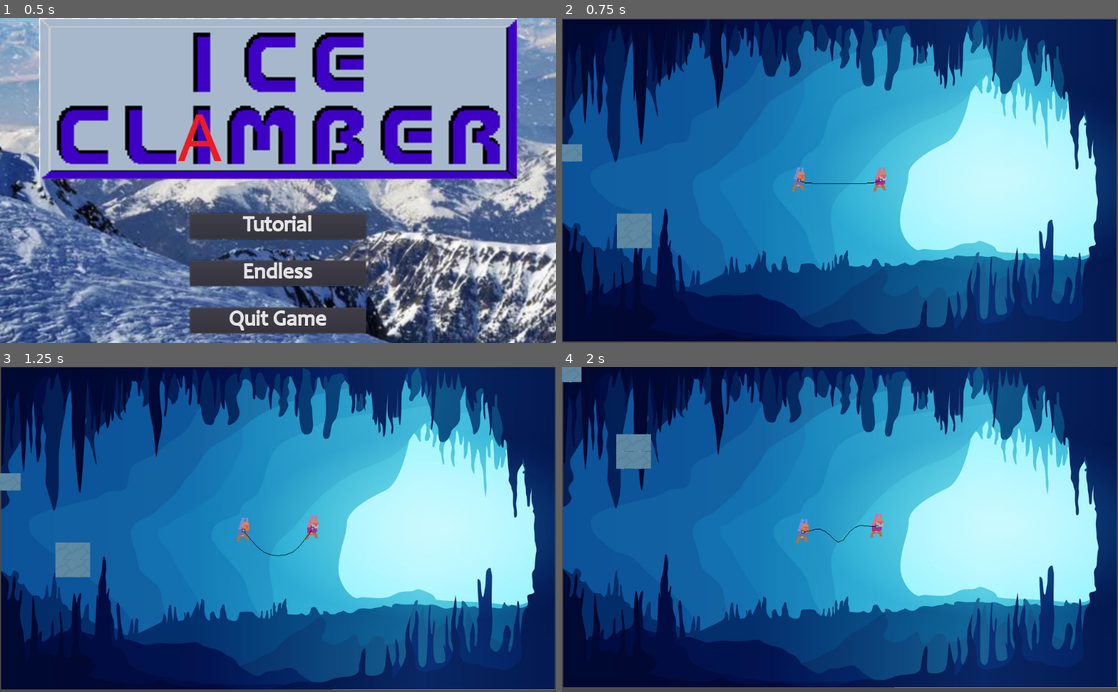
Above: before the commit, frames 1-4 (two rows, left to right).
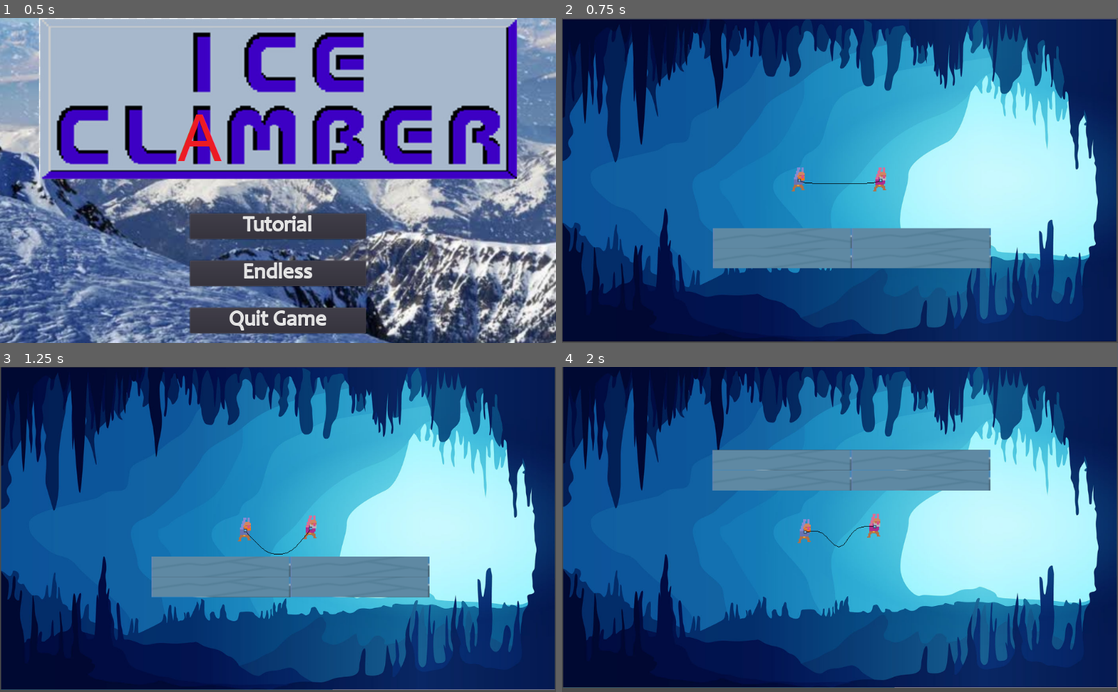
Above: after the commit, the same moments.

Repository: The-Churrosaur/GMTK_2021
Game: Godot game, scene res://Main.tscn
Two runs of this game, one before a commit and one after it. Both use one fixed random seed, a clock stepped at 60 frames per second and the inputs below. The engine's default icon, where the game draws it, is replaced by a stand-in: a white triangle on a blue panel in a dark square.
Inputs (mouse positions are in pixels of both pictures, inside the frame that each line leads up to):
- Up to frame 1 (0.5 s): no input
- Up to frame 2 (0.75 s): click "Tutorial" at 0.5 s
- Up to frame 3 (1.25 s): no input
- Up to frame 4 (2 s): tap Enter (ui_accept) at 1.25 s; move the mouse to (962, 513) at 1.27 s; hold D (ui_right) from 1.28 s (still down); hold K (p2_down) from 1.28 s (still down); click (962, 513) at 1.42 s; tap , (p2_jump) at 1.52 s

Frame 1 is identical in both runs. In frame 2, 7.1% of the frame differs, in the area x 0-78%, y 38-78%; in frame 3, 7.4%; in frame 4, 7.5%, in the area x 0-78%, y 0-56%.

Commit message:
graphics on endless

Diff:
--- a/Scenes/Character/character_base.tscn
+++ b/Scenes/Character/character_base.tscn
@@ -280,13 +280,12 @@
 tile_set = SubResource( 8 )
 cell_size = Vector2( 32, 32 )
 format = 1
-tile_data = PoolIntArray( 393227, 9, 0, 393228, 9, 0, 655375, 9, 0, 655376, 9, 0, 720911, 9, 0, 720912, 9, 0 )
 
 [node name="Sprite" type="Sprite" parent="."]
 show_behind_parent = true
 position = Vector2( 1.81677, 0.978088 )
 scale = Vector2( 0.729006, 0.608284 )
-z_index = -1
+z_index = -2
 z_as_relative = false
 texture = ExtResource( 2 )
 
@@ -299,7 +298,7 @@
 spriteframes = ExtResource( 8 )
 
 [node name="Climber2" parent="." instance=ExtResource( 7 )]
-position = Vector2( 150, 0 )
+position = Vector2( 125, 0 )
 collision_layer = 4
 collision_mask = 1
 physics_material_override = SubResource( 12 )
--- a/Scenes/Environment/grab_area.tscn
+++ b/Scenes/Environment/grab_area.tscn
@@ -1,10 +1,271 @@
-[gd_scene load_steps=4 format=2]
+[gd_scene load_steps=15 format=2]
 
 [ext_resource path="res://Source/grab_area.gd" type="Script" id=1]
 [ext_resource path="res://icon.png" type="Texture" id=2]
+[ext_resource path="res://Assets/Tilemapsmall.png" type="Texture" id=3]
 
 [sub_resource type="RectangleShape2D" id=1]
 extents = Vector2( 200, 200 )
+
+[sub_resource type="ConvexPolygonShape2D" id=2]
+points = PoolVector2Array( 32, 32, 0, 32, 0, 0, 32, 0 )
+
+[sub_resource type="ConvexPolygonShape2D" id=9]
+points = PoolVector2Array( 0, 0, 32, 0, 32, 32, 0, 32 )
+
+[sub_resource type="ConvexPolygonShape2D" id=3]
+points = PoolVector2Array( 32, 32, 0, 32, 0, 0, 32, 0 )
+
+[sub_resource type="ConvexPolygonShape2D" id=10]
+points = PoolVector2Array( 0, 0, 32, 0, 32, 32, 0, 32 )
+
+[sub_resource type="ConvexPolygonShape2D" id=4]
+points = PoolVector2Array( 32, 32, 0, 32, 0, 0, 32, 0 )
+
+[sub_resource type="ConvexPolygonShape2D" id=5]
+points = PoolVector2Array( 32, 32, 0, 32, 0, 0, 32, 0 )
+
+[sub_resource type="ConvexPolygonShape2D" id=11]
+points = PoolVector2Array( 0, 0, 32, 0, 32, 32, 0, 32 )
+
+[sub_resource type="ConvexPolygonShape2D" id=6]
+points = PoolVector2Array( 0, 0, 32, 0, 32, 32, 0, 32 )
+
+[sub_resource type="ConvexPolygonShape2D" id=7]
+points = PoolVector2Array( 0, 0, 32, 0, 32, 32, 0, 32 )
+
+[sub_resource type="TileSet" id=12]
+0/name = "Tilemapsmall.png 0"
+0/texture = ExtResource( 3 )
+0/tex_offset = Vector2( 0, 0 )
+0/modulate = Color( 1, 1, 1, 1 )
+0/region = Rect2( 64, 0, 32, 32 )
+0/tile_mode = 0
+0/occluder_offset = Vector2( 0, 0 )
+0/navigation_offset = Vector2( 0, 0 )
+0/shape_offset = Vector2( 0, 0 )
+0/shape_transform = Transform2D( 1, 0, 0, 1, 0, 0 )
+0/shape = SubResource( 2 )
+0/shape_one_way = false
+0/shape_one_way_margin = 1.0
+0/shapes = [ {
+"autotile_coord": Vector2( 0, 0 ),
+"one_way": false,
+"one_way_margin": 1.0,
+"shape": SubResource( 2 ),
+"shape_transform": Transform2D( 1, 0, 0, 1, 0, 0 )
+} ]
+0/z_index = 0
+1/name = "Tilemapsmall.png 1"
+1/texture = ExtResource( 3 )
+1/tex_offset = Vector2( 0, 0 )
+1/modulate = Color( 1, 1, 1, 1 )
+1/region = Rect2( 0, 64, 32, 32 )
+1/tile_mode = 0
+1/occluder_offset = Vector2( 0, 0 )
+1/navigation_offset = Vector2( 0, 0 )
+1/shape_offset = Vector2( 0, 0 )
+1/shape_transform = Transform2D( 1, 0, 0, 1, 0, 0 )
+1/shape = SubResource( 9 )
+1/shape_one_way = false
+1/shape_one_way_margin = 1.0
+1/shapes = [ {
+"autotile_coord": Vector2( 0, 0 ),
+"one_way": false,
+"one_way_margin": 1.0,
+"shape": SubResource( 9 ),
+"shape_transform": Transform2D( 1, 0, 0, 1, 0, 0 )
+} ]
+1/z_index = 0
+2/name = "Tilemapsmall.png 2"
+2/texture = ExtResource( 3 )
+2/tex_offset = Vector2( 0, 0 )
+2/modulate = Color( 1, 1, 1, 1 )
+2/region = Rect2( 160, 0, 32, 32 )
+2/tile_mode = 0
+2/occluder_offset = Vector2( 0, 0 )
+2/navigation_offset = Vector2( 0, 0 )
+2/shape_offset = Vector2( 0, 0 )
+2/shape_transform = Transform2D( 1, 0, 0, 1, 0, 0 )
+2/shape_one_way = false
+2/shape_one_way_margin = 0.0
+2/shapes = [  ]
+2/z_index = 0
+3/name = "Tilemapsmall.png 3"
+3/texture = ExtResource( 3 )
+3/tex_offset = Vector2( 0, 0 )
+3/modulate = Color( 1, 1, 1, 1 )
+3/region = Rect2( 96, 0, 32, 32 )
+3/tile_mode = 0
+3/occluder_offset = Vector2( 0, 0 )
+3/navigation_offset = Vector2( 0, 0 )
+3/shape_offset = Vector2( 0, 0 )
+3/shape_transform = Transform2D( 1, 0, 0, 1, 0, 0 )
+3/shape = SubResource( 4 )
+3/shape_one_way = false
+3/shape_one_way_margin = 1.0
+3/shapes = [ {
+"autotile_coord": Vector2( 0, 0 ),
+"one_way": false,
+"one_way_margin": 1.0,
+"shape": SubResource( 4 ),
+"shape_transform": Transform2D( 1, 0, 0, 1, 0, 0 )
+} ]
+3/z_index = 0
+4/name = "Tilemapsmall.png 4"
+4/texture = ExtResource( 3 )
+4/tex_offset = Vector2( 0, 0 )
+4/modulate = Color( 1, 1, 1, 1 )
+4/region = Rect2( 128, 0, 32, 32 )
+4/tile_mode = 0
+4/occluder_offset = Vector2( 0, 0 )
+4/navigation_offset = Vector2( 0, 0 )
+4/shape_offset = Vector2( 0, 0 )
+4/shape_transform = Transform2D( 1, 0, 0, 1, 0, 0 )
+4/shape = SubResource( 5 )
+4/shape_one_way = false
+4/shape_one_way_margin = 1.0
+4/shapes = [ {
+"autotile_coord": Vector2( 0, 0 ),
+"one_way": false,
+"one_way_margin": 1.0,
+"shape": SubResource( 5 ),
+"shape_transform": Transform2D( 1, 0, 0, 1, 0, 0 )
+} ]
+4/z_index = 0
+5/name = "Tilemapsmall.png 5"
+5/texture = ExtResource( 3 )
+5/tex_offset = Vector2( 0, 0 )
+5/modulate = Color( 1, 1, 1, 1 )
+5/region = Rect2( 0, 32, 32, 32 )
+5/tile_mode = 0
+5/occluder_offset = Vector2( 0, 0 )
+5/navigation_offset = Vector2( 0, 0 )
+5/shape_offset = Vector2( 0, 0 )
+5/shape_transform = Transform2D( 1, 0, 0, 1, 0, 0 )
+5/shape = SubResource( 11 )
+5/shape_one_way = false
+5/shape_one_way_margin = 1.0
+5/shapes = [ {
+"autotile_coord": Vector2( 0, 0 ),
+"one_way": false,
+"one_way_margin": 1.0,
+"shape": SubResource( 11 ),
+"shape_transform": Transform2D( 1, 0, 0, 1, 0, 0 )
+} ]
+5/z_index = 0
+6/name = "Tilemapsmall.png 6"
+6/texture = ExtResource( 3 )
+6/tex_offset = Vector2( 0, 0 )
+6/modulate = Color( 1, 1, 1, 1 )
+6/region = Rect2( 32, 0, 32, 32 )
+6/tile_mode = 0
+6/occluder_offset = Vector2( 0, 0 )
+6/navigation_offset = Vector2( 0, 0 )
+6/shape_offset = Vector2( 0, 0 )
+6/shape_transform = Transform2D( 1, 0, 0, 1, 0, 0 )
+6/shape = SubResource( 6 )
+6/shape_one_way = false
+6/shape_one_way_margin = 1.0
+6/shapes = [ {
+"autotile_coord": Vector2( 0, 0 ),
+"one_way": false,
+"one_way_margin": 1.0,
+"shape": SubResource( 6 ),
+"shape_transform": Transform2D( 1, 0, 0, 1, 0, 0 )
+} ]
+6/z_index = 0
+7/name = "Tilemapsmall.png 7"
+7/texture = ExtResource( 3 )
+7/tex_offset = Vector2( 0, 0 )
+7/modulate = Color( 1, 1, 1, 1 )
+7/region = Rect2( 32, 32, 32, 32 )
+7/tile_mode = 0
+7/occluder_offset = Vector2( 0, 0 )
+7/navigation_offset = Vector2( 0, 0 )
+7/shape_offset = Vector2( 0, 0 )
+7/shape_transform = Transform2D( 1, 0, 0, 1, 0, 0 )
+7/shape_one_way = false
+7/shape_one_way_margin = 0.0
+7/shapes = [  ]
+7/z_index = 0
+8/name = "Tilemapsmall.png 8"
+8/texture = ExtResource( 3 )
+8/tex_offset = Vector2( 0, 0 )
+8/modulate = Color( 1, 1, 1, 1 )
+8/region = Rect2( 64, 32, 32, 32 )
+8/tile_mode = 0
+8/occluder_offset = Vector2( 0, 0 )
+8/navigation_offset = Vector2( 0, 0 )
+8/shape_offset = Vector2( 0, 0 )
+8/shape_transform = Transform2D( 1, 0, 0, 1, 0, 0 )
+8/shape = SubResource( 7 )
+8/shape_one_way = false
+8/shape_one_way_margin = 1.0
+8/shapes = [ {
+"autotile_coord": Vector2( 0, 0 ),
+"one_way": false,
+"one_way_margin": 1.0,
+"shape": SubResource( 7 ),
+"shape_transform": Transform2D( 1, 0, 0, 1, 0, 0 )
+} ]
+8/z_index = 0
+9/name = "Tilemapsmall.png 9"
+9/texture = ExtResource( 3 )
+9/tex_offset = Vector2( 0, 0 )
+9/modulate = Color( 1, 1, 1, 1 )
+9/region = Rect2( 96, 32, 32, 32 )
+9/tile_mode = 0
+9/occluder_offset = Vector2( 0, 0 )
+9/navigation_offset = Vector2( 0, 0 )
+9/shape_offset = Vector2( 0, 0 )
+9/shape_transform = Transform2D( 1, 0, 0, 1, 0, 0 )
+9/shape_one_way = false
+9/shape_one_way_margin = 0.0
+9/shapes = [  ]
+9/z_index = 0
+10/name = "Tilemapsmall.png 10"
+10/texture = ExtResource( 3 )
+10/tex_offset = Vector2( 0, 0 )
+10/modulate = Color( 1, 1, 1, 1 )
+10/region = Rect2( 32, 0, 32, 32 )
+10/tile_mode = 0
+10/occluder_offset = Vector2( 0, 0 )
+10/navigation_offset = Vector2( 0, 0 )
+10/shape_offset = Vector2( 0, 0 )
+10/shape_transform = Transform2D( 1, 0, 0, 1, 0, 0 )
+10/shape = SubResource( 3 )
+10/shape_one_way = false
+10/shape_one_way_margin = 1.0
+10/shapes = [ {
+"autotile_coord": Vector2( 0, 0 ),
+"one_way": false,
+"one_way_margin": 1.0,
+"shape": SubResource( 3 ),
+"shape_transform": Transform2D( 1, 0, 0, 1, 0, 0 )
+} ]
+10/z_index = 0
+11/name = "Tilemapsmall.png 11"
+11/texture = ExtResource( 3 )
+11/tex_offset = Vector2( 0, 0 )
+11/modulate = Color( 1, 1, 1, 1 )
+11/region = Rect2( 0, 0, 32, 32 )
+11/tile_mode = 0
+11/occluder_offset = Vector2( 0, 0 )
+11/navigation_offset = Vector2( 0, 0 )
+11/shape_offset = Vector2( 0, 0 )
+11/shape_transform = Transform2D( 1, 0, 0, 1, 0, 0 )
+11/shape = SubResource( 10 )
+11/shape_one_way = false
+11/shape_one_way_margin = 1.0
+11/shapes = [ {
+"autotile_coord": Vector2( 0, 0 ),
+"one_way": false,
+"one_way_margin": 1.0,
+"shape": SubResource( 10 ),
+"shape_transform": Transform2D( 1, 0, 0, 1, 0, 0 )
+} ]
+11/z_index = 0
 
 [node name="GrabArea" type="Area2D" groups=[
 "GrabArea",
@@ -16,6 +277,17 @@
 shape = SubResource( 1 )
 
 [node name="Sprite" type="Sprite" parent="."]
+visible = false
 position = Vector2( 0.629975, 1.15493 )
 z_index = -1
 texture = ExtResource( 2 )
+
+[node name="TileMap" type="TileMap" parent="." groups=[
+"WalkSurface",
+]]
+show_behind_parent = true
+z_index = -1
+tile_set = SubResource( 12 )
+cell_size = Vector2( 32, 32 )
+format = 1
+tile_data = PoolIntArray( -1, 9, 0, -65536, 9, 0, 65535, 9, 0, 0, 9, 0 )
--- a/Scenes/Environment/grab_area_small.tscn
+++ b/Scenes/Environment/grab_area_small.tscn
@@ -1,10 +1,271 @@
-[gd_scene load_steps=4 format=2]
+[gd_scene load_steps=15 format=2]
 
 [ext_resource path="res://Source/grab_area.gd" type="Script" id=1]
 [ext_resource path="res://icon.png" type="Texture" id=2]
-
-[sub_resource type="RectangleShape2D" id=1]
-extents = Vector2( 50, 50 )
+[ext_resource path="res://Assets/Tilemapsmall.png" type="Texture" id=3]
+
+[sub_resource type="RectangleShape2D" id=12]
+extents = Vector2( 64, 64 )
+
+[sub_resource type="ConvexPolygonShape2D" id=14]
+points = PoolVector2Array( 32, 32, 0, 32, 0, 0, 32, 0 )
+
+[sub_resource type="ConvexPolygonShape2D" id=15]
+points = PoolVector2Array( 0, 0, 32, 0, 32, 32, 0, 32 )
+
+[sub_resource type="ConvexPolygonShape2D" id=16]
+points = PoolVector2Array( 32, 32, 0, 32, 0, 0, 32, 0 )
+
+[sub_resource type="ConvexPolygonShape2D" id=17]
+points = PoolVector2Array( 0, 0, 32, 0, 32, 32, 0, 32 )
+
+[sub_resource type="ConvexPolygonShape2D" id=18]
+points = PoolVector2Array( 32, 32, 0, 32, 0, 0, 32, 0 )
+
+[sub_resource type="ConvexPolygonShape2D" id=19]
+points = PoolVector2Array( 32, 32, 0, 32, 0, 0, 32, 0 )
+
+[sub_resource type="ConvexPolygonShape2D" id=20]
+points = PoolVector2Array( 0, 0, 32, 0, 32, 32, 0, 32 )
+
+[sub_resource type="ConvexPolygonShape2D" id=21]
+points = PoolVector2Array( 0, 0, 32, 0, 32, 32, 0, 32 )
+
+[sub_resource type="ConvexPolygonShape2D" id=22]
+points = PoolVector2Array( 0, 0, 32, 0, 32, 32, 0, 32 )
+
+[sub_resource type="TileSet" id=13]
+0/name = "Tilemapsmall.png 0"
+0/texture = ExtResource( 3 )
+0/tex_offset = Vector2( 0, 0 )
+0/modulate = Color( 1, 1, 1, 1 )
+0/region = Rect2( 64, 0, 32, 32 )
+0/tile_mode = 0
+0/occluder_offset = Vector2( 0, 0 )
+0/navigation_offset = Vector2( 0, 0 )
+0/shape_offset = Vector2( 0, 0 )
+0/shape_transform = Transform2D( 1, 0, 0, 1, 0, 0 )
+0/shape = SubResource( 14 )
+0/shape_one_way = false
+0/shape_one_way_margin = 1.0
+0/shapes = [ {
+"autotile_coord": Vector2( 0, 0 ),
+"one_way": false,
+"one_way_margin": 1.0,
+"shape": SubResource( 14 ),
+"shape_transform": Transform2D( 1, 0, 0, 1, 0, 0 )
+} ]
+0/z_index = 0
+1/name = "Tilemapsmall.png 1"
+1/texture = ExtResource( 3 )
+1/tex_offset = Vector2( 0, 0 )
+1/modulate = Color( 1, 1, 1, 1 )
+1/region = Rect2( 0, 64, 32, 32 )
+1/tile_mode = 0
+1/occluder_offset = Vector2( 0, 0 )
+1/navigation_offset = Vector2( 0, 0 )
+1/shape_offset = Vector2( 0, 0 )
+1/shape_transform = Transform2D( 1, 0, 0, 1, 0, 0 )
+1/shape = SubResource( 15 )
+1/shape_one_way = false
+1/shape_one_way_margin = 1.0
+1/shapes = [ {
+"autotile_coord": Vector2( 0, 0 ),
+"one_way": false,
+"one_way_margin": 1.0,
+"shape": SubResource( 15 ),
+"shape_transform": Transform2D( 1, 0, 0, 1, 0, 0 )
+} ]
+1/z_index = 0
+2/name = "Tilemapsmall.png 2"
+2/texture = ExtResource( 3 )
+2/tex_offset = Vector2( 0, 0 )
+2/modulate = Color( 1, 1, 1, 1 )
+2/region = Rect2( 160, 0, 32, 32 )
+2/tile_mode = 0
+2/occluder_offset = Vector2( 0, 0 )
+2/navigation_offset = Vector2( 0, 0 )
+2/shape_offset = Vector2( 0, 0 )
+2/shape_transform = Transform2D( 1, 0, 0, 1, 0, 0 )
+2/shape_one_way = false
+2/shape_one_way_margin = 0.0
+2/shapes = [  ]
+2/z_index = 0
+3/name = "Tilemapsmall.png 3"
+3/texture = ExtResource( 3 )
+3/tex_offset = Vector2( 0, 0 )
+3/modulate = Color( 1, 1, 1, 1 )
+3/region = Rect2( 96, 0, 32, 32 )
+3/tile_mode = 0
+3/occluder_offset = Vector2( 0, 0 )
+3/navigation_offset = Vector2( 0, 0 )
+3/shape_offset = Vector2( 0, 0 )
+3/shape_transform = Transform2D( 1, 0, 0, 1, 0, 0 )
+3/shape = SubResource( 18 )
+3/shape_one_way = false
+3/shape_one_way_margin = 1.0
+3/shapes = [ {
+"autotile_coord": Vector2( 0, 0 ),
+"one_way": false,
+"one_way_margin": 1.0,
+"shape": SubResource( 18 ),
+"shape_transform": Transform2D( 1, 0, 0, 1, 0, 0 )
+} ]
+3/z_index = 0
+4/name = "Tilemapsmall.png 4"
+4/texture = ExtResource( 3 )
+4/tex_offset = Vector2( 0, 0 )
+4/modulate = Color( 1, 1, 1, 1 )
+4/region = Rect2( 128, 0, 32, 32 )
+4/tile_mode = 0
+4/occluder_offset = Vector2( 0, 0 )
+4/navigation_offset = Vector2( 0, 0 )
+4/shape_offset = Vector2( 0, 0 )
+4/shape_transform = Transform2D( 1, 0, 0, 1, 0, 0 )
+4/shape = SubResource( 19 )
+4/shape_one_way = false
+4/shape_one_way_margin = 1.0
+4/shapes = [ {
+"autotile_coord": Vector2( 0, 0 ),
+"one_way": false,
+"one_way_margin": 1.0,
+"shape": SubResource( 19 ),
+"shape_transform": Transform2D( 1, 0, 0, 1, 0, 0 )
+} ]
+4/z_index = 0
+5/name = "Tilemapsmall.png 5"
+5/texture = ExtResource( 3 )
+5/tex_offset = Vector2( 0, 0 )
+5/modulate = Color( 1, 1, 1, 1 )
+5/region = Rect2( 0, 32, 32, 32 )
+5/tile_mode = 0
+5/occluder_offset = Vector2( 0, 0 )
+5/navigation_offset = Vector2( 0, 0 )
+5/shape_offset = Vector2( 0, 0 )
+5/shape_transform = Transform2D( 1, 0, 0, 1, 0, 0 )
+5/shape = SubResource( 20 )
+5/shape_one_way = false
+5/shape_one_way_margin = 1.0
+5/shapes = [ {
+"autotile_coord": Vector2( 0, 0 ),
+"one_way": false,
+"one_way_margin": 1.0,
+"shape": SubResource( 20 ),
+"shape_transform": Transform2D( 1, 0, 0, 1, 0, 0 )
+} ]
+5/z_index = 0
+6/name = "Tilemapsmall.png 6"
+6/texture = ExtResource( 3 )
+6/tex_offset = Vector2( 0, 0 )
+6/modulate = Color( 1, 1, 1, 1 )
+6/region = Rect2( 32, 0, 32, 32 )
+6/tile_mode = 0
+6/occluder_offset = Vector2( 0, 0 )
+6/navigation_offset = Vector2( 0, 0 )
+6/shape_offset = Vector2( 0, 0 )
+6/shape_transform = Transform2D( 1, 0, 0, 1, 0, 0 )
+6/shape = SubResource( 21 )
+6/shape_one_way = false
+6/shape_one_way_margin = 1.0
+6/shapes = [ {
+"autotile_coord": Vector2( 0, 0 ),
+"one_way": false,
+"one_way_margin": 1.0,
+"shape": SubResource( 21 ),
+"shape_transform": Transform2D( 1, 0, 0, 1, 0, 0 )
+} ]
+6/z_index = 0
+7/name = "Tilemapsmall.png 7"
+7/texture = ExtResource( 3 )
+7/tex_offset = Vector2( 0, 0 )
+7/modulate = Color( 1, 1, 1, 1 )
+7/region = Rect2( 32, 32, 32, 32 )
+7/tile_mode = 0
+7/occluder_offset = Vector2( 0, 0 )
+7/navigation_offset = Vector2( 0, 0 )
+7/shape_offset = Vector2( 0, 0 )
+7/shape_transform = Transform2D( 1, 0, 0, 1, 0, 0 )
+7/shape_one_way = false
+7/shape_one_way_margin = 0.0
+7/shapes = [  ]
+7/z_index = 0
+8/name = "Tilemapsmall.png 8"
+8/texture = ExtResource( 3 )
+8/tex_offset = Vector2( 0, 0 )
+8/modulate = Color( 1, 1, 1, 1 )
+8/region = Rect2( 64, 32, 32, 32 )
+8/tile_mode = 0
+8/occluder_offset = Vector2( 0, 0 )
+8/navigation_offset = Vector2( 0, 0 )
+8/shape_offset = Vector2( 0, 0 )
+8/shape_transform = Transform2D( 1, 0, 0, 1, 0, 0 )
+8/shape = SubResource( 22 )
+8/shape_one_way = false
+8/shape_one_way_margin = 1.0
+8/shapes = [ {
+"autotile_coord": Vector2( 0, 0 ),
+"one_way": false,
+"one_way_margin": 1.0,
+"shape": SubResource( 22 ),
+"shape_transform": Transform2D( 1, 0, 0, 1, 0, 0 )
+} ]
+8/z_index = 0
+9/name = "Tilemapsmall.png 9"
+9/texture = ExtResource( 3 )
+9/tex_offset = Vector2( 0, 0 )
+9/modulate = Color( 1, 1, 1, 1 )
+9/region = Rect2( 96, 32, 32, 32 )
+9/tile_mode = 0
+9/occluder_offset = Vector2( 0, 0 )
+9/navigation_offset = Vector2( 0, 0 )
+9/shape_offset = Vector2( 0, 0 )
+9/shape_transform = Transform2D( 1, 0, 0, 1, 0, 0 )
+9/shape_one_way = false
+9/shape_one_way_margin = 0.0
+9/shapes = [  ]
+9/z_index = 0
+10/name = "Tilemapsmall.png 10"
+10/texture = ExtResource( 3 )
+10/tex_offset = Vector2( 0, 0 )
+10/modulate = Color( 1, 1, 1, 1 )
+10/region = Rect2( 32, 0, 32, 32 )
+10/tile_mode = 0
+10/occluder_offset = Vector2( 0, 0 )
+10/navigation_offset = Vector2( 0, 0 )
+10/shape_offset = Vector2( 0, 0 )
+10/shape_transform = Transform2D( 1, 0, 0, 1, 0, 0 )
+10/shape = SubResource( 16 )
+10/shape_one_way = false
+10/shape_one_way_margin = 1.0
+10/shapes = [ {
+"autotile_coord": Vector2( 0, 0 ),
+"one_way": false,
+"one_way_margin": 1.0,
+"shape": SubResource( 16 ),
+"shape_transform": Transform2D( 1, 0, 0, 1, 0, 0 )
+} ]
+10/z_index = 0
+11/name = "Tilemapsmall.png 11"
+11/texture = ExtResource( 3 )
+11/tex_offset = Vector2( 0, 0 )
+11/modulate = Color( 1, 1, 1, 1 )
+11/region = Rect2( 0, 0, 32, 32 )
+11/tile_mode = 0
+11/occluder_offset = Vector2( 0, 0 )
+11/navigation_offset = Vector2( 0, 0 )
+11/shape_offset = Vector2( 0, 0 )
+11/shape_transform = Transform2D( 1, 0, 0, 1, 0, 0 )
+11/shape = SubResource( 17 )
+11/shape_one_way = false
+11/shape_one_way_margin = 1.0
+11/shapes = [ {
+"autotile_coord": Vector2( 0, 0 ),
+"one_way": false,
+"one_way_margin": 1.0,
+"shape": SubResource( 17 ),
+"shape_transform": Transform2D( 1, 0, 0, 1, 0, 0 )
+} ]
+11/z_index = 0
 
 [node name="GrabAreaSmall" type="Area2D" groups=[
 "GrabArea",
@@ -12,10 +273,21 @@
 script = ExtResource( 1 )
 
 [node name="CollisionShape2D" type="CollisionShape2D" parent="."]
-shape = SubResource( 1 )
+shape = SubResource( 12 )
 
 [node name="Sprite" type="Sprite" parent="."]
+visible = false
 position = Vector2( 0.629975, 1.15493 )
 scale = Vector2( 1.5, 1.5 )
 z_index = -1
 texture = ExtResource( 2 )
+
+[node name="TileMap" type="TileMap" parent="." groups=[
+"WalkSurface",
+]]
+show_behind_parent = true
+z_index = -1
+tile_set = SubResource( 13 )
+cell_size = Vector2( 32, 32 )
+format = 1
+tile_data = PoolIntArray( -65538, 9, 0, -65537, 9, 0, -131072, 9, 0, -131071, 9, 0, -2, 9, 0, -1, 9, 0, -65536, 9, 0, -65535, 9, 0, 65534, 9, 0, 65535, 9, 0, 0, 9, 0, 1, 9, 0, 131070, 9, 0, 131071, 9, 0, 65536, 9, 0, 65537, 9, 0 )
--- a/Scenes/Levels/scroller.tscn
+++ b/Scenes/Levels/scroller.tscn
@@ -1,14 +1,9 @@
-[gd_scene load_steps=15 format=2]
+[gd_scene load_steps=10 format=2]
 
 [ext_resource path="res://Source/scroller.gd" type="Script" id=1]
 [ext_resource path="res://Scenes/Environment/grab_area.tscn" type="PackedScene" id=2]
 [ext_resource path="res://Source/screen_bottom.gd" type="Script" id=3]
-[ext_resource path="res://Scenes/Character/camera.tscn" type="PackedScene" id=4]
-[ext_resource path="res://Scenes/Character/controller.tscn" type="PackedScene" id=5]
-[ext_resource path="res://Scenes/Rope/Parts/Rope.tscn" type="PackedScene" id=6]
-[ext_resource path="res://Scenes/Character/climber.tscn" type="PackedScene" id=7]
-[ext_resource path="res://Resources/red_spriteframes.tres" type="SpriteFrames" id=8]
-[ext_resource path="res://Resources/blue_spriteframes.tres" type="SpriteFrames" id=9]
+[ext_resource path="res://Scenes/Character/character_base.tscn" type="PackedScene" id=4]
 [ext_resource path="res://Scenes/Environment/walk_surface.tscn" type="PackedScene" id=10]
 [ext_resource path="res://icon.png" type="Texture" id=11]
 
@@ -29,9 +24,9 @@
 max_y = 500
 x_limit = 100
 y_limit = 600
-camera_path = NodePath("Camera")
-climber1_path = NodePath("Climber")
-climber2_path = NodePath("Climber2")
+camera_path = NodePath("Node2D/Camera")
+climber1_path = NodePath("Node2D/Climber")
+climber2_path = NodePath("Node2D/Climber2")
 
 [node name="SpawnTimer" type="Timer" parent="."]
 autostart = true
@@ -80,32 +75,6 @@
 scale = Vector2( 20, 1 )
 texture = ExtResource( 11 )
 
-[node name="Climber" parent="." instance=ExtResource( 7 )]
-collision_layer = 2
-collision_mask = 1
-other_climber_path = NodePath("../Climber2")
-rope_path = NodePath("../Rope")
-spriteframes = ExtResource( 9 )
-
-[node name="Climber2" parent="." instance=ExtResource( 7 )]
-position = Vector2( 150, 0 )
-collision_layer = 4
-collision_mask = 1
-other_climber_path = NodePath("../Climber")
-rope_path = NodePath("../Rope")
-spriteframes = ExtResource( 8 )
-
-[node name="Camera" parent="." instance=ExtResource( 4 )]
-climber1_path = NodePath("../Climber")
-climber2_path = NodePath("../Climber2")
-
-[node name="Rope" parent="." instance=ExtResource( 6 )]
-
-[node name="Controller" parent="." instance=ExtResource( 5 )]
-climber1_path = NodePath("../Climber")
-climber2_path = NodePath("../Climber2")
-rope_path = NodePath("../Rope")
-
 [node name="WalkSurface" parent="." instance=ExtResource( 10 )]
 position = Vector2( 74.0825, 188.286 )
 
@@ -118,3 +87,7 @@
 
 [node name="GrabArea3" parent="." instance=ExtResource( 2 )]
 position = Vector2( 180.109, -202.547 )
+
+[node name="Node2D" parent="." instance=ExtResource( 4 )]
+
+[editable path="Node2D"]
--- a/Scenes/Rope/Parts/RopePiece.tscn
+++ b/Scenes/Rope/Parts/RopePiece.tscn
@@ -22,4 +22,4 @@
 [node name="Joint" type="PinJoint2D" parent="Collision"]
 position = Vector2( 0, 5 )
 bias = 0.9
-softness = 16.0
+softness = 8.0
--- a/Source/climber.gd
+++ b/Source/climber.gd
@@ -9,10 +9,10 @@
 export var swing_out : float = -300 # false centrifugal force outwards
 export var climb_speed : float = 100
 export var parter_slow_factor = 2
-export var partner_max_distance = 200
+export var partner_max_distance = 250
 export var walking_weight = 1
 export var falling_weight = .5
-export var launch_distance = 175
+export var launch_distance = 225
 export var launch_impulse = 100000
 
 export var walking_damp : float = 10
Not shown: 10 places in Scenes/Character/character_base.tscn that only renumber resources
